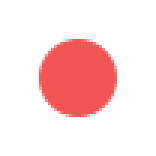
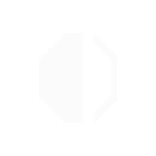
Layer changes from the first 156×156 image to the second:
added layer "monitor" above "faderBank Left" over [left=39, top=33, right=117, bottom=123]
hid "rec_on" over [left=39, top=39, right=117, bottom=117]
